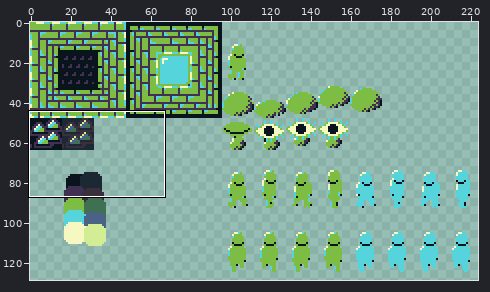
One commit to this sprite sheet: images/sprites.png. Above, an overview of the earlier version with the close-up marked.
Close-up. First the earlier version:
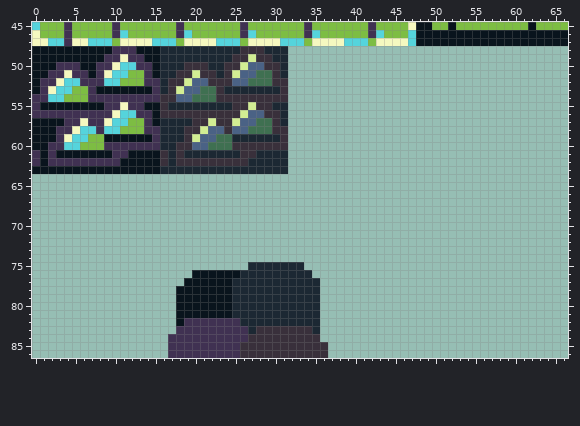
The file is 256x256 pixels. Shown: x 0..66, y 45..86. The wide view leaves out empty margins.
Once edited:
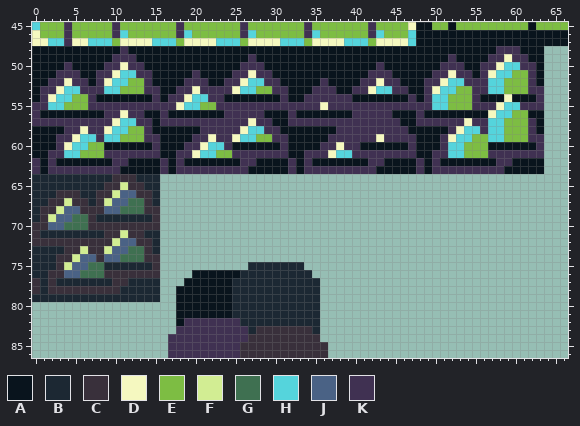
Palette (. is transparent): A #09141d  B #1c2833  C #39303b  D #f5f8c0  E #7dbd43  F #d2ed93  G #3f7051  H #55d4dc  J #4a6285  K #403152
The exact change:
y 48: x 10 K -> A; x 12 K -> A; x 16..63 BBBBBBBBBBCCCBBB................................ -> AAAAAAAAAAAAAAAAAAAAAAAAAAAAAAAAAAAAAAAAAAKKKAAA
y 49: x 9 K -> A; x 11 D -> K; x 13 K -> A; x 16..63 BBBBBBBBBCCFCCBB................................ -> AAAAAAAAAAAKAAAAAAAAAAAAAAAAAAAAAAAAKAAAAKKDKKAA
y 50: x 3 K -> A; x 5 K -> A; x 8 K -> A; x 10..12 DHH -> KDK; x 14 K -> A; x 16..63 BBBCCCBBCCFJJCCB................................ -> AAAAAAAAAAKKKAAAAAAAAAAAAAAKAAAAAAAKKKAAKKDHHKKA
y 51: x 2 K -> A; x 4 D -> K; x 6 K -> A; x 9..10 DH -> KD; x 12..13 EE -> HK; x 16..63 BBCCFCCBCFJJGGCB................................ -> AAAAKAAAAKKDKKAAAAAAAAAAAAKKKAAAAAKKDKKAKDHHEEKA
y 52: x 1 K -> A; x 3..5 DHH -> KDK; x 7 K -> A; x 9 H -> D; x 11 E -> H; x 15..63 KBCCFJJCCCJJGGGCC................................ -> AAAAKKKAAKKDHHKKAAAAAKAAAAKKDKKAAAKKDHHKKKHHEEEKA
y 53: x 2..3 DH -> KD; x 5..6 EE -> HK; x 8..14 AAAAAAA -> KHHEEEK; x 16..63 BCFJJGGCBBBBBBBC................................ -> AAKKDKKKKDHHEEKKAAAKKKAAKKDHHKKAAKDHHEEKKHHEEEKK
y 54: x 0 K -> A; x 2 H -> D; x 4 E -> H; x 8..14 KKKKKKK -> AAAAAAA; x 16..63 CCJJGGGCCCCCCCCC................................ -> AKKDHHKKAAAAAAAKAAKKKKKKAAAAAAAKAKHHEEEKAAADAAAK
y 55: x 1..8 AAAAAAAA -> KHHEEEKK; x 11 D -> K; x 14..63 AACBBBBBBBBCCFCCBB................................ -> KKKKDHHEEKKKKKKKKKKKKKDKKKKKKKKKKKKKHHEEEKKKDHHKKK
y 56: x 1..8 KKKKKKKK -> AAAAAAAA; x 10..12 DHH -> KDK; x 14 K -> A; x 16..63 CCCCCCCCCCFJJCCB................................ -> KAAAAAAAKKKKKAAAKAAAAAAAKKKKKAAAKAAAAAAAADHHEEAA
y 57: x 0..3 AAAA -> KKKK; x 6 D -> K; x 9..10 DH -> KD; x 12..13 EE -> HK; x 16..63 BBBBCCFCCFJJGGCB................................ -> KKKKKKKKKKKDKKAAKKKKKKKKKKKKKKAAKKKKKKDKKHHEEEKA
y 58: x 3 K -> A; x 5..7 DHH -> KDK; x 9 H -> D; x 11 E -> H; x 15..63 KBBBCCFJJCJJGGGCC................................ -> AAAAAAKKKKKDHHKKAAAAAAAKKKKKKKKKAAAAAKDHHKHHEEEKA
y 59: x 4..5 DH -> KD; x 7..14 EEAAAAAA -> HKHHEEEK; x 16..63 BBBCFJJGGBBBBBBC................................ -> AAAAKKDKKDHHEEKKAAAAAKKKKKKDKKKKAAAKDHHEEHHEEEKK
y 60: x 2 K -> A; x 4 H -> D; x 6 E -> H; x 9..14 KKKKKK -> AAAAAA; x 16..63 BBCCJJGGGCCCCCCC................................ -> AAAKKDHHKAAAAAAKAAAAKKDKKAAAAAAKAAAKHHEEEAAAAAAK
y 61: x 0 K -> A; x 3..9 AAAAAAA -> KHHEEEK; x 12..63 AAAACBCBBBBBBBCCBBBB................................ -> KKKKAAKKDHHEEKKKKKKKAAKKKDHHKKKKKKKKAAKKHHEEEKKKKKKK
y 62: x 3..9 KKKKKKK -> AAAAAAA; x 11 A -> K; x 16..63 CBCCCCCCCCCBBBBB................................ -> KAKAAAAAAAKKAAAAKAKAAAAAAAKKAAAAKAKAAAAAAAKKAAAA
y 63: x 0 A -> K; x 2..10 AAAAAAAAA -> KKKKKKKKK; x 16..63 BBBBBBBBBBBBBBBB................................ -> KAKKKKKKKKKAAAAAKAKKKKKKKKKAAAAAKAKKKKKKKKKAAAAA
y 64: x 0..15 ................ -> BBBBBBBBBBCCCBBB
y 65: x 0..15 ................ -> BBBBBBBBBCCFCCBB
y 66: x 0..15 ................ -> BBBCCCBBCCFJJCCB
y 67: x 0..15 ................ -> BBCCFCCBCFJJGGCB
y 68: x 0..15 ................ -> BCCFJJCCCJJGGGCC
y 69: x 0..15 ................ -> BCFJJGGCBBBBBBBC
y 70: x 0..15 ................ -> CCJJGGGCCCCCCCCC
y 71: x 0..15 ................ -> CBBBBBBBBCCFCCBB
y 72: x 0..15 ................ -> CCCCCCCCCCFJJCCB
y 73: x 0..15 ................ -> BBBBCCFCCFJJGGCB
y 74: x 0..15 ................ -> BBBCCFJJCJJGGGCC
y 75: x 0..15 ................ -> BBBCFJJGGBBBBBBC
y 76: x 0..15 ................ -> BBCCJJGGGCCCCCCC
y 77: x 0..15 ................ -> CBCBBBBBBBCCBBBB
y 78: x 0..15 ................ -> CBCCCCCCCCCBBBBB
y 79: x 0..15 ................ -> BBBBBBBBBBBBBBBB
Pixel boxes of the changes (left, top, right, bottom) in both close-ups:
changed: (32, 46, 544, 302)
